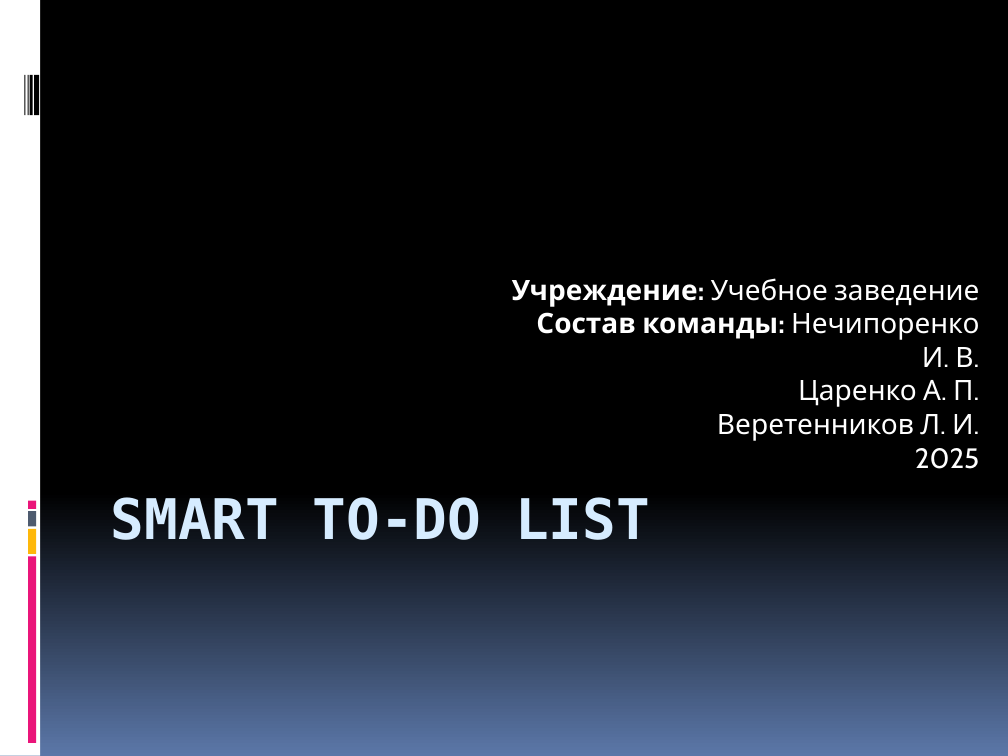
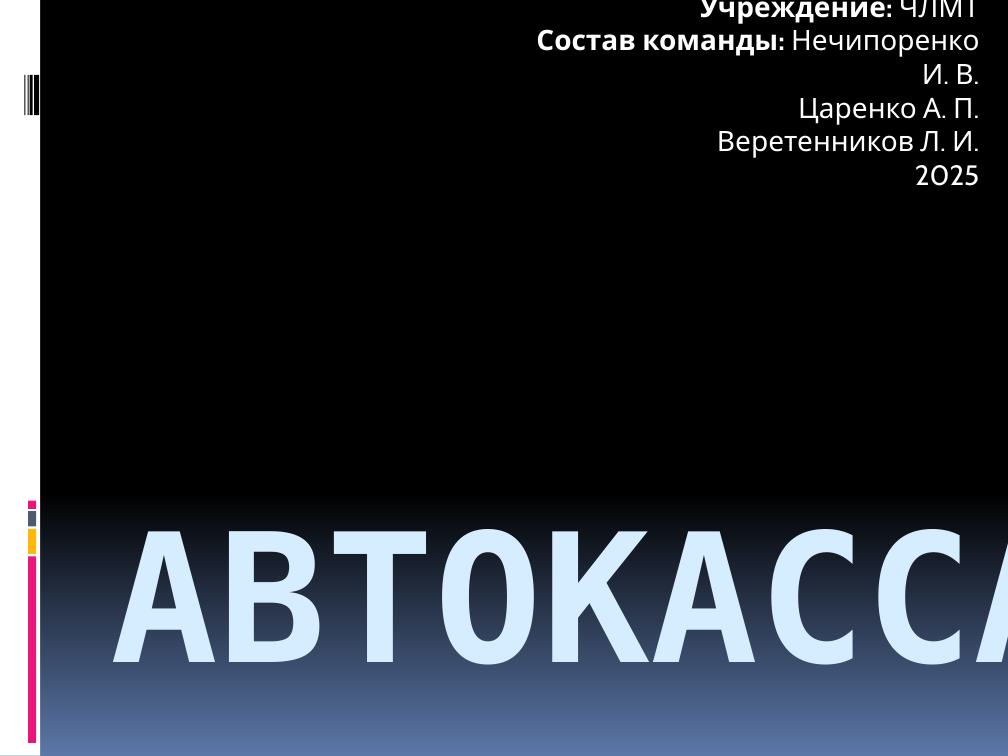
Before and after one commit to LeVVeri/FirstTestRepo, a slide deck: slide 1 of Веретенников.Нечипоренко.Царенко/ПР+5%.pptx. Drawn at 1008x756 pixels with LibreOffice and Linux fonts; fonts in the diff are those of the drawing. Boxes give left, top, right and bottom in pixels: in the first picture for what was removed or moved away, otherwise in the second. Text is boxed around its words. In the diff, an @@ line names an element or a change of style, - is before the commit and + after.

```diff
--- a/Веретенников.Нечипоренко.Царенко/ПР+5%.pptx
+++ b/Веретенников.Нечипоренко.Царенко/ПР+5%.pptx
@@ subtitle "Учреждение: ЧЛМТ": place and size @@
-subtitle "Учреждение: ЧЛМТ" at [512,278,980,469]
+subtitle "Учреждение: ЧЛМТ" at [536,0,980,186]
@@ subtitle at [700,0,979,24]: text changed; bold on @@
-Учреждение: Учебное заведение
+Учреждение: ЧЛМТ
@@ title at [111,517,1008,665]: text changed; size 40 to 128 pt @@
-SMART TO-DO LIST
+АВТОКАССА
```
Also in this commit, not shown: 2 other slides changed, 1 slide added, 1 slide removed, 12 other files.
